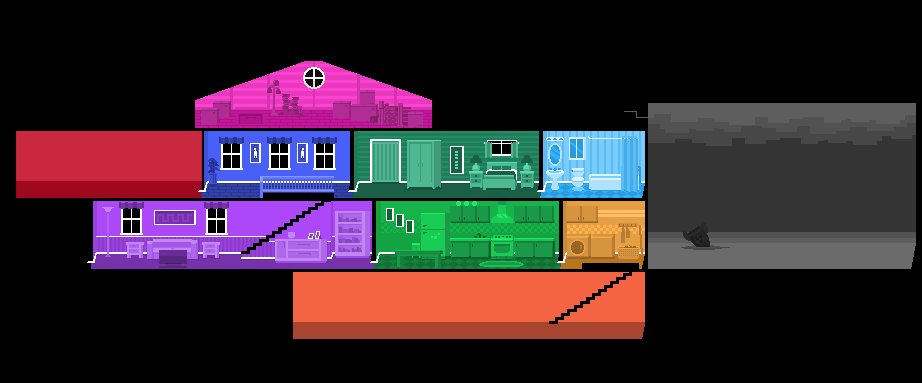
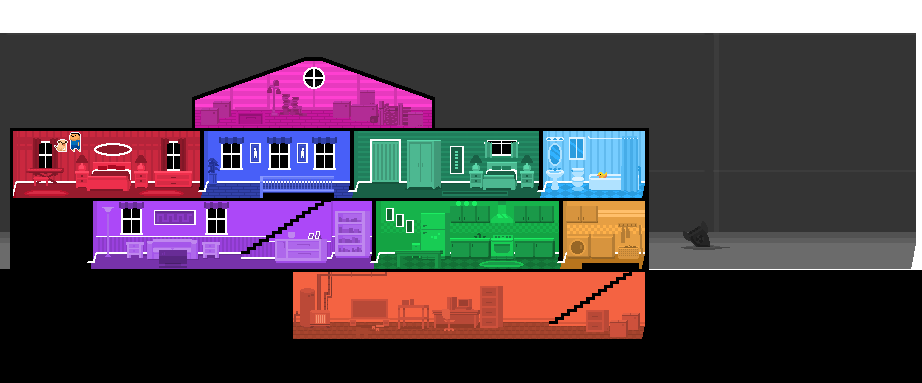
Layer changes from the first 922px x 383px image to the second:
added layer "Layer 1" above "ent" over 597, 172, 607, 178
showed "ent", painted on it over 54, 132, 202, 195
added group "house" (1st of 2) with 15 layers above "clouds" over 0, 57, 922, 339
moved "fore" into group "house", painted on it over 154, 111, 648, 198
moved "obj" into group "house", painted on it over 17, 67, 916, 337
moved "bg" into group "house", painted on it over 13, 61, 645, 339
moved "rooms" into group "house", painted on it over 16, 61, 916, 339
added layer "house" (2nd of 2, in "house") in group "house" over 0, 57, 922, 339
renamed "stairs" to "outside", painted on it over 0, 33, 916, 324
hid "Background" over 0, 0, 922, 339
